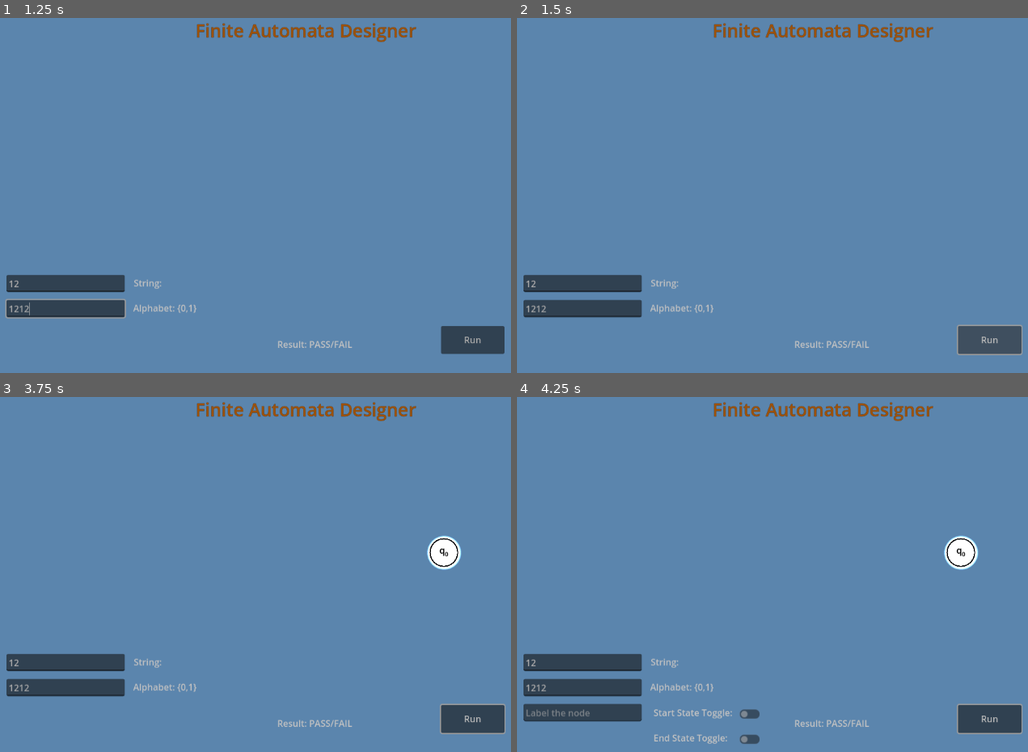
Above: before the commit, frames 1-4 (two rows, left to right).
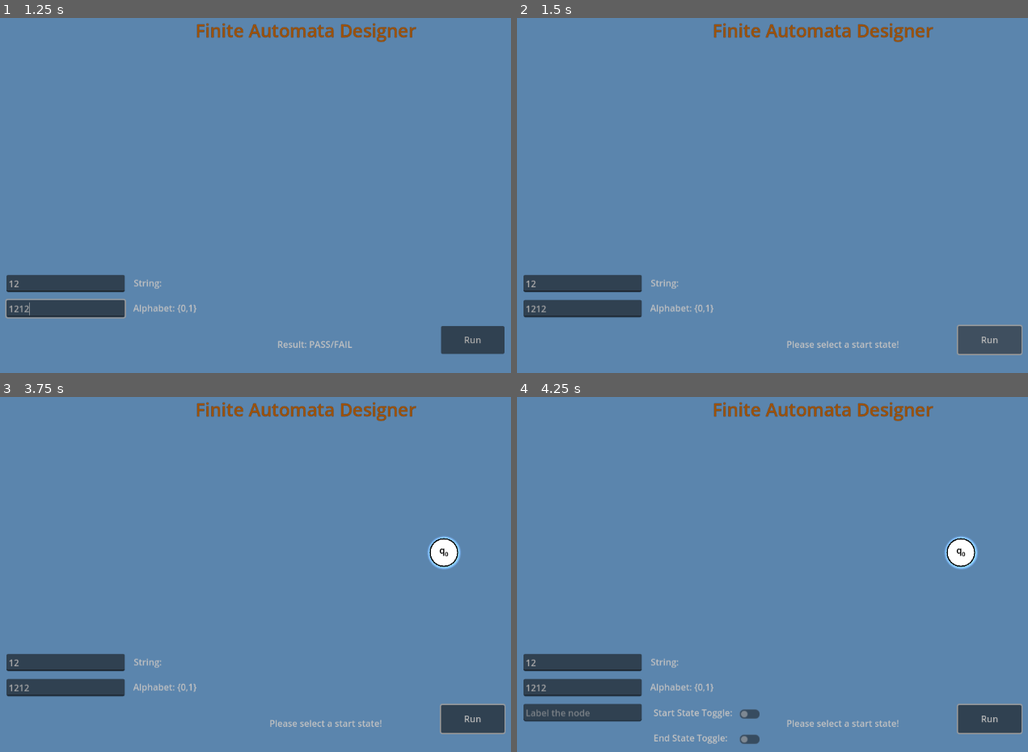
Above: after the commit, the same moments.

Repository: ParthP22/FiniteAutomataDesigner
Game: Godot game, scene res://main.tscn
Two runs of this game, one before a commit and one after it. Both use one fixed random seed, a clock stepped at 60 frames per second and the inputs below. The engine's default icon, where the game draws it, is replaced by a stand-in: a white triangle on a blue panel in a dark square.
Inputs (mouse positions are in pixels of both pictures, inside the frame that each line leads up to):
- Up to frame 1 (1.25 s): click (66, 284) at 0.52 s; type "12" at 0.6 s; click (66, 309) at 0.75 s; type "12" at 0.83 s; click (66, 333) at 0.98 s; type "12" at 1.07 s
- Up to frame 2 (1.5 s): click "Run" at 1.25 s
- Up to frame 3 (3.75 s): click "Run" at 2 s; click "Run" at 2.75 s; tap Enter at 3.5 s; move the mouse to (444, 553) at 3.52 s; hold Delete (delete_keyboard) from 3.53 s (still down); click (444, 553) at 3.67 s
- Up to frame 4 (4.25 s): keep holding Delete (delete_keyboard)

Frame 1 is identical in both runs. In frame 2, 0.2% of the frame differs, in the area x 52-75%, y 90-93%; in frame 3, 0.4%, in the area x 52-91%, y 38-93%; in frame 4, 0.4%.
Error before the commit: Invalid call. Nonexistent function 'set_notify' in base 'Nil'. (res://main.gd:384)

Commit message:
finished blind state running through and light up

Diff:
--- a/finite-automata-designer/fa_node.gd
+++ b/finite-automata-designer/fa_node.gd
@@ -56,7 +56,13 @@
 	if _light.energy > 1.1:
 		_light.energy = 1
 	else:
-		_light.energy = 20
+		_light.energy = 5
+
+func turn_on_light():
+	_light.energy = 5
+
+func turn_off_light():
+	_light.energy = 1
 
 func draw_arrow_to_self(arrow_node: Object) -> Object:
 	if !_self_looping:
@@ -94,8 +100,6 @@
 		print("state\n",self)
 		print("going to dict\n",_going_to)
 		print("incoming dict\n",_incoming)
-
-
 
 		return arrow_node
 
@@ -160,6 +164,8 @@
 	return get_parent().get_parent().curr_letter
 
 func set_notify(notify: bool):
+	if _light.energy == 1:
+		turn_on_light()
 	_notify_going_to = notify
 	var main_parent = get_parent()
 	var letter = main_parent.get_curr_letter()
@@ -170,4 +176,6 @@
 			if letter in _going_to[state].get_transition():
 				await get_tree().create_timer(2).timeout
 				state.set_notify(notify)
-				state.toggle_light()
+	elif letter == "":
+		if _is_end_state:
+			main_parent._set_result_text("Reached end state, string: ", get)
--- a/finite-automata-designer/main.gd
+++ b/finite-automata-designer/main.gd
@@ -11,7 +11,7 @@
 var start_state : RigidBody2D = null
 var end_state : RigidBody2D = null
 var state_count = 0
-var _curr_letter: Array = []
+var _input_to_letter: Array = []
 var idx: int = 0
 
 # Text Labels
@@ -253,7 +253,8 @@
 func delete_arrow():
 	if _selected_arrow:
 		_delete_arrow(_selected_arrow)
-# Deletes arrows
+
+# Actully does the deleting of arrows
 func _delete_arrow(arrow):
 	var deleting_this_arrow = arrow
 	var begin_state = deleting_this_arrow.get_start_state()
@@ -369,19 +370,29 @@
 	await get_tree().create_timer(seconds).timeout
 
 func get_curr_letter():
-	if idx < _curr_letter.size():
-		return _curr_letter[idx]
+	if idx < _input_to_letter.size():
+		return _input_to_letter[idx]
 	else:
 		return ""
 
 func set_curr_letter():
 	idx += 1
-# Runs the DFA checks
+
+# Animates a blind (NFA) check of the input string and current machine
 func _on_button_button_down():
 	deselect_curr_node()
-	print("running")
-	_curr_letter = _input_string.split()
-	start_state.set_notify(true)
+	for state in _all_nodes:
+		state.turn_off_light()
+	if start_state and is_instance_valid(start_state):
+		_result_label.text = "Running"
+		_input_to_letter = _input_string.split()
+		start_state.set_notify(true)
+	else:
+		_result_label.text = "Please select a start state!"
+
+func _set_result_text(text: String) -> void:
+	_result_label.text = text
+
 
 # This is a "correctness" check: does the new transition coincide
 # with other transitions going out from that state? If it does,
